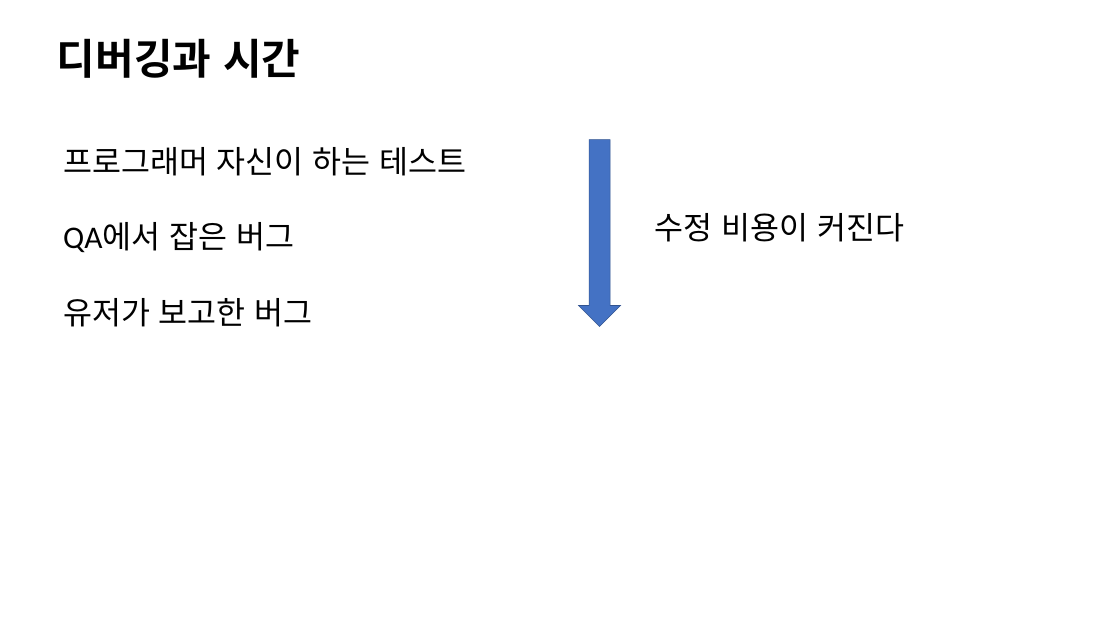
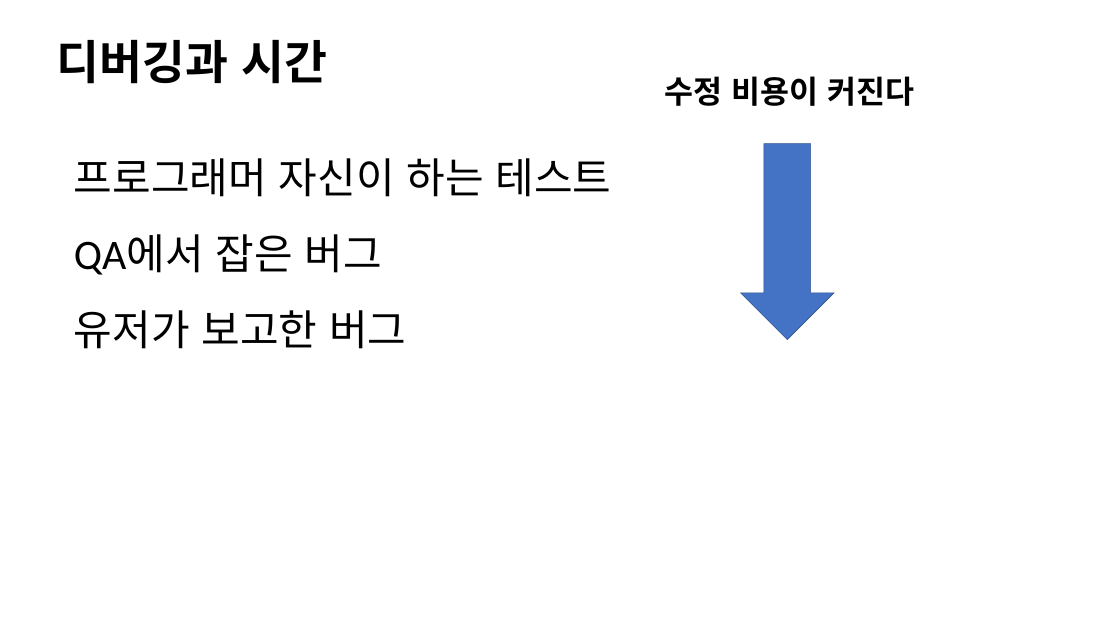
Before and after one commit to jacking75/conf_cpp_korea_2018-08, a slide deck: slide 10 of [C++ Korea 4th Seminar]Visual Cpp에서 유닛 테스트 하기.pptx (slide 6 before the commit). Drawn at 1120x630 pixels with LibreOffice and Linux fonts; fonts in the diff are those of the drawing. Boxes give left, top, right and bottom in pixels: in the first picture for what was removed or moved away, otherwise in the second. Text is boxed around its words. In the diff, an @@ line names an element or a change of style, - is before the commit and + after.

```diff
--- a/[C++ Korea 4th Seminar]Visual Cpp에서 유닛 테스트 하기.pptx
+++ b/[C++ Korea 4th Seminar]Visual Cpp에서 유닛 테스트 하기.pptx
@@ text "디버깅과 시간" at bbox=[57, 40, 328, 84]: size 72 to 80 pt @@
@@ text "수정 비용이 커진다": place and size @@
-text "수정 비용이 커진다" at bbox=[655, 213, 904, 242]
+text "수정 비용이 커진다" at bbox=[665, 76, 914, 106]
@@ text "수정 비용이 커진다" at bbox=[665, 76, 914, 106]: bold on @@
@@ text "프로그래머 자신이 하는 테스트": place and size @@
-text "프로그래머 자신이 하는 테스트" at bbox=[63, 147, 466, 327]
+text "프로그래머 자신이 하는 테스트" at bbox=[74, 158, 612, 349]
@@ text "프로그래머 자신이 하는 테스트" at bbox=[74, 158, 612, 349]: size 54 to 72 pt; line spacing 1 to 1.5 @@
@@ down arrow: place and size @@
-down arrow at bbox=[579, 139, 621, 326]
+down arrow at bbox=[740, 144, 834, 340]
```
Also in this commit, not shown: 15 other slides changed, 13 slides added, 7 slides removed.
